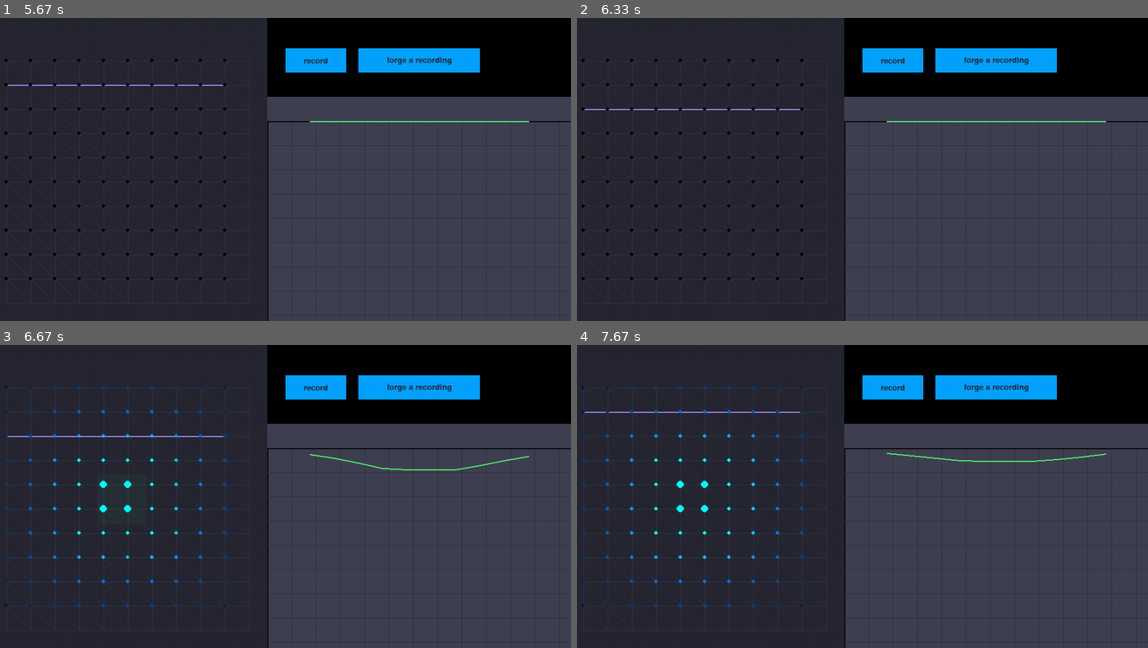
Above: before the commit, frames 1-4 (two rows, left to right).
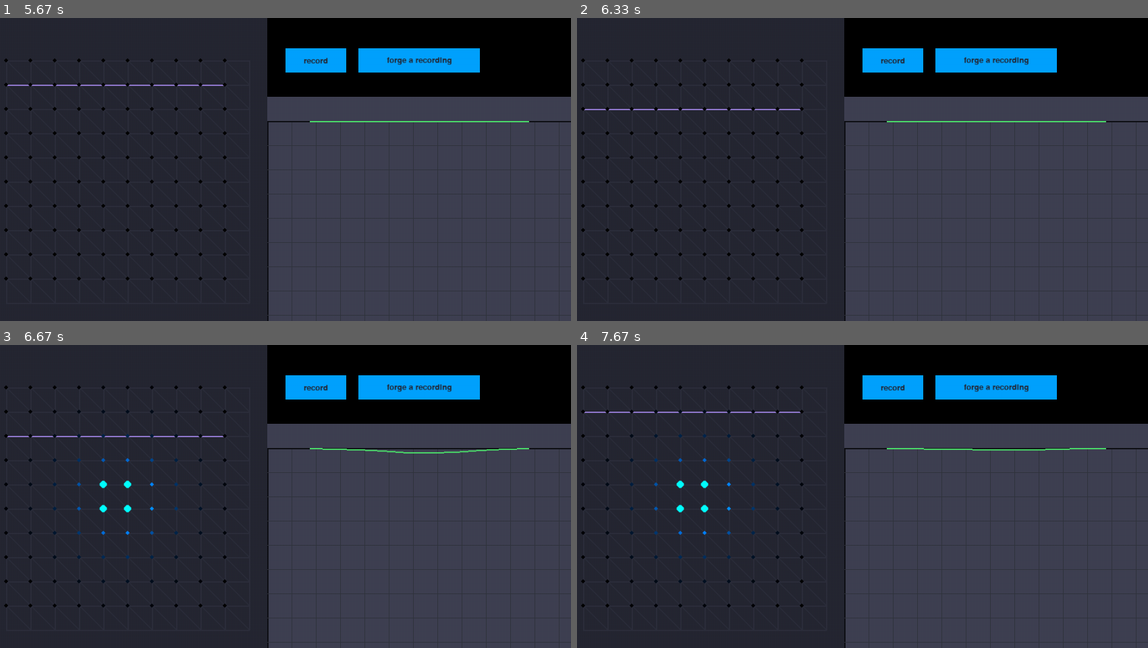
Above: after the commit, the same moments.

Repository: mmmmaja/MARBLE
Game: pygame game, started from pygame_model/main.py
Same seed, same stepped clock (60 frames per second), same inputs: the game is played once before the commit and once after it.
Inputs (mouse positions are in pixels of both pictures, inside the frame that each line leads up to):
- Up to frame 1 (5.67 s): hold Up 0.33-0.8 s; hold Down 0.83-1.13 s; hold Up 1.17-1.53 s; hold Down 1.57-1.93 s; hold Up 1.97-2.27 s; hold Down 2.3-2.6 s; hold Up 2.63-3 s; hold Down 3.03-3.4 s; hold Up 3.43-3.73 s; hold Down 3.77-4.07 s; hold Up 4.1-4.47 s; hold Down 4.5-4.87 s; hold Up 4.9-5.2 s; hold Down 5.23-5.53 s; hold Up from 5.57 s (still down)
- Up to frame 2 (6.33 s): release Up at 5.93 s; hold Down from 5.97 s (still down)
- Up to frame 3 (6.67 s): release Down at 6.33 s; click (119, 499) at 6.42 s
- Up to frame 4 (7.67 s): hold Up 6.7-7 s; hold Down 7.03-7.33 s; hold Up from 7.37 s (still down)

Frames 1-2 are identical in both runs. In frame 3, 1.1% of the frame differs, in the area x 0-93%, y 13-87%; in frame 4, 1.0%.

Commit message:
cleaning

Diff:
--- a/pygame_model/main.py
+++ b/pygame_model/main.py
@@ -190,6 +190,6 @@
 
 display = Display(
     mesh.Mesh(width=10, height=10, center=(FRAME_WIDTH / 4, FRAME_HEIGHT / 2)),
-    rectangle_stimuli
+    sphere_stimuli
 )
 display.run()
--- a/spatial_calibration.py/main.py
+++ b/spatial_calibration.py/main.py
@@ -5,186 +5,10 @@
 import numpy as np
 from pressure_recording_manager import *
 from spacal_algorithm import *
-from spacal_test_algo import *
+from spacal_algorithm_2 import *
 from discrete_spacal_algo import *
 
 
-
-class SpatialModel:
-
-
-    def  __init__(self,time_frames = (), positions = (), static_points = ()):
-
-        self.figure = plt.figure(figsize=(10,6))
-        self.ax = self.figure.add_subplot(121,projection = "3d")
-
-        plt.connect('button_press_event', self.on_click)
-
-
-        self.ax.set_xlabel("X")
-        self.ax.set_ylabel("Y")
-        self.ax.set_zlabel("Z")
-        self.ax.title.set_text("Pointcloud of estimated points")
-
-
-        self.points_evolution = []
-        self.belief_ev = []
-        self.time_step = 0
-        self.belief_shown = False
-        self.static_points = set(static_points)
-
-
-
-        if len(time_frames) != 0 and len(time_frames[0]) == len(positions):
-            pressures = total_pressures(time_frames=time_frames, mul=1/len(time_frames))
-            positions = positions
-
-            self.p_ax = self.figure.add_subplot(222, projection="3d")
-            self.p_ax.set_xlabel("X")
-            self.p_ax.set_ylabel("Y")
-            self.p_ax.set_zlabel("Pressure")
-            self.p_ax.title.set_text("Pressure distribution of the recording")
-            self.plot_pressures(self.p_ax,positions,pressures)
-
-    def plot_pressures(self,p_ax,positions, pressures):
-
-        points_ = np.zeros((len(positions), 3))
-        colors_ = [""] * (len(positions))
-        for i, point in enumerate(positions):
-
-            color = self.point_to_color(i)
-
-            points_[i] = np.array(point)
-            colors_[i] = color
-
-        p_ax.bar3d(points_[:, 0], points_[:, 1], points_[:, 2], [0.5]*len(positions), [0.5]*len(positions), pressures*-2, color=colors_)
-
-
-    def point_to_color(self,id_):
-
-
-        np.random.seed(id_)
-
-        color = np.round(np.random.rand(3)*255).astype(int)
-
-        return "#" + "".join(f'{i:02X}' for i in color)
-
-
-
-    def plot_points(self,points, beliefs = None, static_points = ()):
-        if beliefs is None:
-            beliefs = [1]*len(points)
-
-        s_pts = np.zeros((len(static_points),3))
-        sx = 0
-
-        for i, point in enumerate(points):
-            if i not in static_points:
-                marker = "o"
-                size = 50
-                if self.belief_shown:
-                    size = 225
-                    marker = f"${round(beliefs[i],2)}$"
-                self.ax.scatter(point[0], point[1], point[2],color = self.point_to_color(i),marker=marker, s= size)
-
-            else:
-                s_pts[sx,:] = point
-                sx += 1
-
-        self.ax.scatter(s_pts[:,0],s_pts[:,1],s_pts[:,2],color = "black", marker="X")
-
-        plt.show()
-
-
-    def plot_evolution(self,points_ev,beliefs_ev = None):
-
-        self.points_evolution = points_ev
-        self.belief_ev = beliefs_ev
-        self.time_step = 0
-
-        axprev = self.figure.add_axes([0.7, 0.05, 0.1, 0.075])
-        axnext = self.figure.add_axes([0.92, 0.05, 0.1, 0.075])
-        bnext = Button(axnext, 'Next')
-        bnext.on_clicked(self.next)
-        bprev = Button(axprev, 'Previous')
-        bprev.on_clicked(self.prev)
-        axshowbelief = self.figure.add_axes([0.81, 0.05, 0.1, 0.075])
-        bbelief = Button(axshowbelief,"Show Belief")
-        bbelief.on_clicked(self.show_belief)
-
-
-        self.plot_time_step(self.time_step)
-
-    def next(self,event):
-
-        self.time_step = (self.time_step+1) % len(self.points_evolution)
-        self.plot_time_step(self.time_step)
-
-
-    def prev(self,event):
-
-        if self.time_step == 0:
-            self.time_step = len(self.points_evolution) -1
-        else:
-            self.time_step -= 1
-
-        self.plot_time_step(self.time_step)
-
-    def show_belief(self,event):
-        self.belief_shown = not self.belief_shown
-
-        self.plot_time_step(self.time_step)
-
-    def on_click(self,event):
-        if event.button is MouseButton.LEFT:
-            pass
-
-
-
-    def plot_time_step(self,time_step):
-        self.ax.cla()
-
-        self.ax.title.set_text(f"TIME STEP: {time_step}")
-
-        beliefs = None
-        if self.belief_ev is not None:
-            beliefs = self.belief_ev[self.time_step]
-
-        self.plot_points(self.points_evolution[self.time_step],beliefs = beliefs,static_points=self.static_points)
-
-
-
-def compare_location_estimates(l1,l2):
-    if len(l1) != len(l2):
-        raise "Both arrays of sensor locations must be the same size"
-
-    absolute_difference = 0
-
-    for i in range(len(l1)):
-        absolute_difference += np.linalg.norm(l1[i] - l2[i])
-
-    print(f"abs diff: {absolute_difference}, mean diff: {absolute_difference/len(l1)}")
-
-    return absolute_difference
-
-
-def filter_sensors(to_filter, sensor_positions):
-
-    sp = []
-    ids = []
-    for i, p in enumerate(sensor_positions):
-        if i in to_filter: continue
-
-        sp.append(p)
-        ids.append(i)
-
-    return ids, np.array(sp)
-
-def get_positions_of_sensors(sensor_positions,ids):
-    p = []
-    for i, p_ in enumerate(sensor_positions):
-        if i in ids: p.append(p_)
-    return p
 
 
 
--- a/spatial_calibration.py/pressure_recording_manager.py
+++ b/spatial_calibration.py/pressure_recording_manager.py
@@ -1,11 +1,194 @@
 import numpy as np
-
+import random
+from matplotlib.backend_bases import MouseButton
+import matplotlib.pyplot as plt
+from matplotlib.widgets import Button
+import random
+from matplotlib.backend_bases import MouseButton
+from matplotlib.widgets import Button
+from spacal_algorithm import *
+from spacal_algorithm_2 import *
+from discrete_spacal_algo import *
+
+class SpatialModel:
+
+
+    def  __init__(self,time_frames = (), positions = (), static_points = ()):
+
+        self.figure = plt.figure(figsize=(10,6))
+        self.ax = self.figure.add_subplot(121,projection = "3d")
+
+        plt.connect('button_press_event', self.on_click)
+
+
+        self.ax.set_xlabel("X")
+        self.ax.set_ylabel("Y")
+        self.ax.set_zlabel("Z")
+        self.ax.title.set_text("Pointcloud of estimated points")
+
+
+        self.points_evolution = []
+        self.belief_ev = []
+        self.time_step = 0
+        self.belief_shown = False
+        self.static_points = set(static_points)
+
+
+
+        if len(time_frames) != 0 and len(time_frames[0]) == len(positions):
+            pressures = total_pressures(time_frames=time_frames, mul=1/len(time_frames))
+            positions = positions
+
+            self.p_ax = self.figure.add_subplot(222, projection="3d")
+            self.p_ax.set_xlabel("X")
+            self.p_ax.set_ylabel("Y")
+            self.p_ax.set_zlabel("Pressure")
+            self.p_ax.title.set_text("Pressure distribution of the recording")
+            self.plot_pressures(self.p_ax,positions,pressures)
+
+    def plot_pressures(self,p_ax,positions, pressures):
+
+        points_ = np.zeros((len(positions), 3))
+        colors_ = [""] * (len(positions))
+        for i, point in enumerate(positions):
+
+            color = self.point_to_color(i)
+
+            points_[i] = np.array(point)
+            colors_[i] = color
+
+        p_ax.bar3d(points_[:, 0], points_[:, 1], points_[:, 2], [0.5]*len(positions), [0.5]*len(positions), pressures*-2, color=colors_)
+
+
+    def point_to_color(self,id_):
+
+
+        np.random.seed(id_)
+
+        color = np.round(np.random.rand(3)*255).astype(int)
+
+        return "#" + "".join(f'{i:02X}' for i in color)
+
+
+
+    def plot_points(self,points, beliefs = None, static_points = ()):
+        if beliefs is None:
+            beliefs = [1]*len(points)
+
+        s_pts = np.zeros((len(static_points),3))
+        sx = 0
+
+        for i, point in enumerate(points):
+            if i not in static_points:
+                marker = "o"
+                size = 50
+                if self.belief_shown:
+                    size = 225
+                    marker = f"${round(beliefs[i],2)}$"
+                self.ax.scatter(point[0], point[1], point[2],color = self.point_to_color(i),marker=marker, s= size)
+
+            else:
+                s_pts[sx,:] = point
+                sx += 1
+
+        self.ax.scatter(s_pts[:,0],s_pts[:,1],s_pts[:,2],color = "black", marker="X")
+
+        plt.show()
+
+
+    def plot_evolution(self,points_ev,beliefs_ev = None):
+
+        self.points_evolution = points_ev
+        self.belief_ev = beliefs_ev
+        self.time_step = 0
+
+        axprev = self.figure.add_axes([0.7, 0.05, 0.1, 0.075])
+        axnext = self.figure.add_axes([0.92, 0.05, 0.1, 0.075])
+        bnext = Button(axnext, 'Next')
+        bnext.on_clicked(self.next)
+        bprev = Button(axprev, 'Previous')
+        bprev.on_clicked(self.prev)
+        axshowbelief = self.figure.add_axes([0.81, 0.05, 0.1, 0.075])
+        bbelief = Button(axshowbelief,"Show Belief")
+        bbelief.on_clicked(self.show_belief)
+
+
+        self.plot_time_step(self.time_step)
+
+    def next(self,event):
+
+        self.time_step = (self.time_step+1) % len(self.points_evolution)
+        self.plot_time_step(self.time_step)
+
+
+    def prev(self,event):
+
+        if self.time_step == 0:
+            self.time_step = len(self.points_evolution) -1
+        else:
+            self.time_step -= 1
+
+        self.plot_time_step(self.time_step)
+
+    def show_belief(self,event):
+        self.belief_shown = not self.belief_shown
+
+        self.plot_time_step(self.time_step)
+
+    def on_click(self,event):
+        if event.button is MouseButton.LEFT:
+            pass
+
+
+
+    def plot_time_step(self,time_step):
+        self.ax.cla()
+
+        self.ax.title.set_text(f"TIME STEP: {time_step}")
+
+        beliefs = None
+        if self.belief_ev is not None:
+            beliefs = self.belief_ev[self.time_step]
+
+        self.plot_points(self.points_evolution[self.time_step],beliefs = beliefs,static_points=self.static_points)
+
+
+
+def compare_location_estimates(l1,l2):
+    if len(l1) != len(l2):
+        raise "Both arrays of sensor locations must be the same size"
+
+    absolute_difference = 0
+
+    for i in range(len(l1)):
+        absolute_difference += np.linalg.norm(l1[i] - l2[i])
+
+    print(f"abs diff: {absolute_difference}, mean diff: {absolute_difference/len(l1)}")
+
+    return absolute_difference
+
+
+def filter_sensors(to_filter, sensor_positions):
+
+    sp = []
+    ids = []
+    for i, p in enumerate(sensor_positions):
+        if i in to_filter: continue
+
+        sp.append(p)
+        ids.append(i)
+
+    return ids, np.array(sp)
+
+def get_positions_of_sensors(sensor_positions,ids):
+    p = []
+    for i, p_ in enumerate(sensor_positions):
+        if i in ids: p.append(p_)
+    return p
 
 def read_recording(recording_file):
 
-
     file = open(recording_file)
-
 
     time_frames = []
 
@@ -14,7 +197,6 @@
     line = file.readline().strip("\n").split('","')
     for p in line:
         sensor_positions.append(np.array(list(map(float, p.strip('"').split(",")))))
-
 
 
     for line in file.readlines():
@@ -61,6 +243,9 @@
 def max_deformation(time_frames,per_n = 1):
     absolute_max = 0
 
+
+
+
     maxs = []
 
     for i, frame in enumerate(time_frames):
--- a/spatial_calibration.py/spacal_algorithm.py
+++ b/spatial_calibration.py/spacal_algorithm.py
@@ -2,6 +2,17 @@
 import random
 from separation_functions import *
 import scipy
+from pressure_recording_manager import *
+import random
+from matplotlib.backend_bases import MouseButton
+import matplotlib.pyplot as plt
+from matplotlib.widgets import Button
+from pressure_recording_manager import *
+from spacal_algorithm_2 import *
+from discrete_spacal_algo import *
+
+
+
 
 class SpacalAlgo:
 
@@ -12,6 +23,7 @@
 
         self.area_range = area_range
         self.loc_dim = len(area_range)
+        print(self.area_range)
         self.separation_function = separation_function
         self.sensor_cnt = sensor_cnt
         self.separation_min = separation_function.min_sep
@@ -204,7 +216,7 @@
                 ## if distance of points i and j is larger than it should be, compute the derivative w.r.t. each coordinate of i
                 ## EXAMPLE:
                 ## 1. Let i be 3d vector of sensor 1, and j of sensor 3
-                ## 2. their distance is D = sqrt( (i-j)^2 ) = sqrt( (i1-j1)^2 + (i2-j2)^2 + (i3-j3)^2 )
+                    ## 2. their distance is D = sqrt( (i-j)^2 ) = sqrt( (i1-j1)^2 + (i2-j2)^2 + (i3-j3)^2 )
                 ## 3. if D is bigger than it should be, it is considered a cost, and to minimize cost, we take the derivative wrt to each variable in play
                 ## 3. dD/di1 = 1/D * 2*i1 ; dD/dj1 = 1/D * 2*(-j1)
                 ## We can ignore the constant terms (2 in this case), and thus arrive at the equations used in the code below
@@ -240,108 +252,49 @@
                 # skip sensors that have known location
                 if i in self.known_sensors: continue
 
+                print(diff.shape)
 
                 self.sensor_locations[i] -= diff*learning_rate + (np.array([random.random() - 0.5,random.random() - 0.5,0]))*np.exp(-decay*r)
 
 
 
-
-## DEMO
 if __name__ == "__main__":
 
-
-    sensor_cnt = 80 ## amount of physical sensors
-    dim = 2 ## dimension of location vectors
-
-    min_sep = 1.5 ## smallest distance of 2 sensors
-    max_sep = 3 ## most distant 2 commonly activated sensors can be (size of the outside stimuli + slack since silicon deformation will activate neighboring sensors probably)
-    separation_function = ExpSep(min_sep,max_sep)
-
-
-
-    sensors = [0 for i in range(sensor_cnt)] ## placeholder values (irl they would be recorded from the arm or from a simulation model)
-    for i in range(4): sensors[i] = 3
-
-    alg = SpacalAlgo(separation_function,sensor_cnt,area_range=((0,40),(0,40)))
-
-    ## Placeholder loop that simulates the fact that we have ultiple frames of recording
-    for i in range(10):
-        alg.update_activations(sensors)
-
-    ## after we register common pairwise activations, the positions of sensors will get updated, 0.1 is the learning rate, and 'n' is the amount of update iterations
-    alg.update_sensor_locations(0.1,n = 1000)
-
-
-
-
-class BayesFilterAlgo:
-
-
-    def __init(self,locations,sensor_ids, stimuli_size):
-
-        self.stimuli_size = stimuli_size
-        self.locations = locations
-        self.sensor_ids = sensor_ids
-
-
-        self.sensor_location_belief = dict()
-
-        for id_ in self.sensor_ids:
-            probability = 1/len(locations)
-            location_belief = {tuple(location):probability for location in self.locations }
-            self.sensor_location_belief[id_] = location_belief
-
-
-    def set_root_sensor(self,id_, location):
-
-        locations = self.sensor_location_belief[id_]
-        for loc in locations.keys():
-            locations[loc] = 0
-        locations[tuple(location)] = 1
-
-
-    def update_belief(self,activated_sensors):
-
-        for i, id_1 in enumerate(activated_sensors):
-
-            locations_1 = self.sensor_location_belief[id_1]
-
-            for j in range(i+1,len(activated_sensors)):
-                id_2 = activated_sensors[j]
-
-                locations_2 = self.sensor_location_belief[id_2]
-
-                # given that sensors i and j were activated together, update the beliefs of their positions
-                new_beliefs_2 = {l: 0 for l in locations_2}
-
-
-                total_belief_1 = 0
-                total_belief_2 = 0
-                for loc_1 in locations_1.keys():
-                    new_belief_1 = 0
-                    prob_1 = locations_1[loc_1]
-
-                    for loc_2 in locations_2.keys():
-
-                        distance = np.linalg.norm(np.array(loc_1) - np.array(loc_2))
-
-
-                        # the bigger the distance the less probability of  these two locations, die to the fact they were activated together
-                        # for now draw consider exponential distribution, and determine probability that distance is bigger than [distance] variable
-                        belief = 1 - scipy.stats.expon.cdf(distance,loc = 0, scale = 0.9*self.stimuli_size)
-                        prob_2 = locations_2[loc_2]
-
-                        new_belief_1 += prob_1*belief*prob_2
-                        new_beliefs_2[loc_2] += prob_1*belief*prob_2
-
-                        total_belief_2 += prob_1*belief*prob_2
-
-                    locations_1[loc_1] = new_belief_1
-                    total_belief_1 += new_belief_1
-
-                # now we need to normalize the probabilities to sum up to 1
-                for loc_2, blf in new_beliefs_2.items():
-                    locations_2[loc_2] = blf/total_belief_2
-
-                for loc_1, blf in locations_1.items():
-                    locations_1[loc_1] = blf/total_belief_1
+    MIN_SEP = 1
+    MAX_SEP = 2
+
+    sep_function = ExpSep(MIN_SEP, MAX_SEP)
+
+    sensor_positions, time_frames = read_recording("../pygame_model/data.csv")
+    known_pts, known_positions = filter_sensors(set(range(42, 62, 3)), sensor_positions)
+
+    known_pts = [0, 1, 2, 3, 4, 5, 6, 7, 8, 9, 10, 19, 20, 29, 30, 39, 40, 49, 50, 59, 60, 69, 70, 79, 80, 89, 90, 91,
+                 92, 93, 94, 95, 96, 97, 98, 99]
+
+    known_positions = get_positions_of_sensors(sensor_positions, known_pts)
+
+    print(sensor_positions)
+    model = SpatialModel(time_frames=time_frames, positions=sensor_positions, static_points=known_pts)
+
+    algo = SpacalAlgo(sep_function, len(sensor_positions), ((0, 9), (0, 9), (0, 0)))
+    # algo = SpacalAlgoTest(MIN_SEP,MAX_SEP,len(sensor_positions),area_range=((0,9),(0,9),(0,0)),seed=1)
+    # algo = DSpacalAlgo(MIN_SEP,MAX_SEP,len(sensor_positions),sensor_positions)
+    algo.set_known_sensors(known_pts, known_positions)
+
+    compare_location_estimates(sensor_positions, algo.get_locations())
+
+    point_ev = [sensor_positions]
+
+    for epoch in range(5):
+        point_ev.append(algo.get_locations())
+        # belief_ev.append(algo.get_beliefs())
+        for frame in time_frames:
+            algo.update_sensor_locations(0.01)
+
+    # algo.correct_sensor_locations()
+
+    point_ev.append(algo.get_locations())
+    # belief_ev.append(algo.get_beliefs())
+
+    model.plot_evolution(point_ev, None)
+    compare_location_estimates(sensor_positions, algo.get_locations())
--- a/spatial_calibration.py/spacal_test_algo.py
+++ b/spatial_calibration.py/spacal_algorithm_2.py
@@ -4,9 +4,10 @@
 import random
 from separation_functions import *
 import scipy
-
-
-class SpacalAlgoTest:
+from pressure_recording_manager import *
+
+
+class SpacalAlgo2:
     THRESHOLD_B = 4
     OLD_BELIEF = 0.9
     NEW_BELIEF = 0.1
@@ -60,7 +61,7 @@
     ## NOTE: threshold is for now the mean of the sensor array, however there might be better options
     def threshold_split(self, sensors):
 
-        mean_threshold = np.mean(sensors) * SpacalAlgoTest.THRESHOLD_B
+        mean_threshold = np.mean(sensors) * SpacalAlgo2.THRESHOLD_B
         activated_sensors = []
 
         for i, pressure in enumerate(sensors):
@@ -181,9 +182,8 @@
 
             cross_belief /= len(activated_sensors)
 
-            new_beliefs[a_id] = SpacalAlgoTest.NEW_BELIEF*cross_belief + SpacalAlgoTest.OLD_BELIEF*a_belief
-
-        print(new_beliefs)
+            new_beliefs[a_id] = SpacalAlgo2.NEW_BELIEF*cross_belief + SpacalAlgo2.OLD_BELIEF*a_belief
+
         self.sensor_beliefs = new_beliefs
 
 
@@ -211,20 +211,40 @@
 ## DEMO
 if __name__ == "__main__":
 
-    sensor_cnt = 80  ## amount of physical sensors
-    dim = 2  ## dimension of location vectors
-
-    min_sep = 1.5  ## smallest distance of 2 sensors
-    max_sep = 3  ## most distant 2 commonly activated sensors can be (size of the outside stimuli + slack since silicon deformation will activate neighboring sensors probably)
-    separation_function = ExpSep(min_sep, max_sep)
-
-    sensors = [0 for i in range(
-        sensor_cnt)]  ## placeholder values (irl they would be recorded from the arm or from a simulation model)
-    for i in range(4): sensors[i] = 3
-
-    alg = SpacalAlgoTest(separation_function, sensor_cnt, area_range=((0, 40), (0, 40)))
-
-
-
-    ## after we register common pairwise activations, the positions of sensors will get updated, 0.1 is the learning rate, and 'n' is the amount of update iterations
-    alg.update_sensor_locations(sensors,0.1, n=1000)
+    MIN_SEP = 1
+    MAX_SEP = 2
+
+    sep_function = ExpSep(MIN_SEP, MAX_SEP)
+
+    sensor_positions, time_frames = read_recording("../pygame_model/data.csv")
+    known_pts, known_positions = filter_sensors(set(range(42, 62, 3)), sensor_positions)
+
+    known_pts = [0, 1, 2, 3, 4, 5, 6, 7, 8, 9, 10, 19, 20, 29, 30, 39, 40, 49, 50, 59, 60, 69, 70, 79, 80, 89, 90, 91,
+                 92, 93, 94, 95, 96, 97, 98, 99]
+    known_positions = get_positions_of_sensors(sensor_positions, known_pts)
+
+    model = SpatialModel(time_frames=time_frames, positions=sensor_positions, static_points=known_pts)
+
+
+    algo = SpacalAlgo2(MIN_SEP,MAX_SEP,len(sensor_positions),area_range=((0,9),(0,9),(0,0)),seed=1)
+    # algo = DSpacalAlgo(MIN_SEP,MAX_SEP,len(sensor_positions),sensor_positions)
+    algo.set_known_sensors(known_pts, known_positions)
+
+    compare_location_estimates(sensor_positions, algo.get_locations())
+
+    point_ev = [sensor_positions]
+    belief_ev = [algo.get_beliefs()]
+
+    for epoch in range(10):
+        point_ev.append(algo.get_locations())
+        belief_ev.append(algo.get_beliefs())
+        for frame in time_frames:
+            algo.update_sensor_locations(frame)
+
+    algo.correct_sensor_locations()
+
+    point_ev.append(algo.get_locations())
+    belief_ev.append(algo.get_beliefs())
+
+    model.plot_evolution(point_ev, belief_ev)
+    compare_location_estimates(sensor_positions, algo.get_locations())
